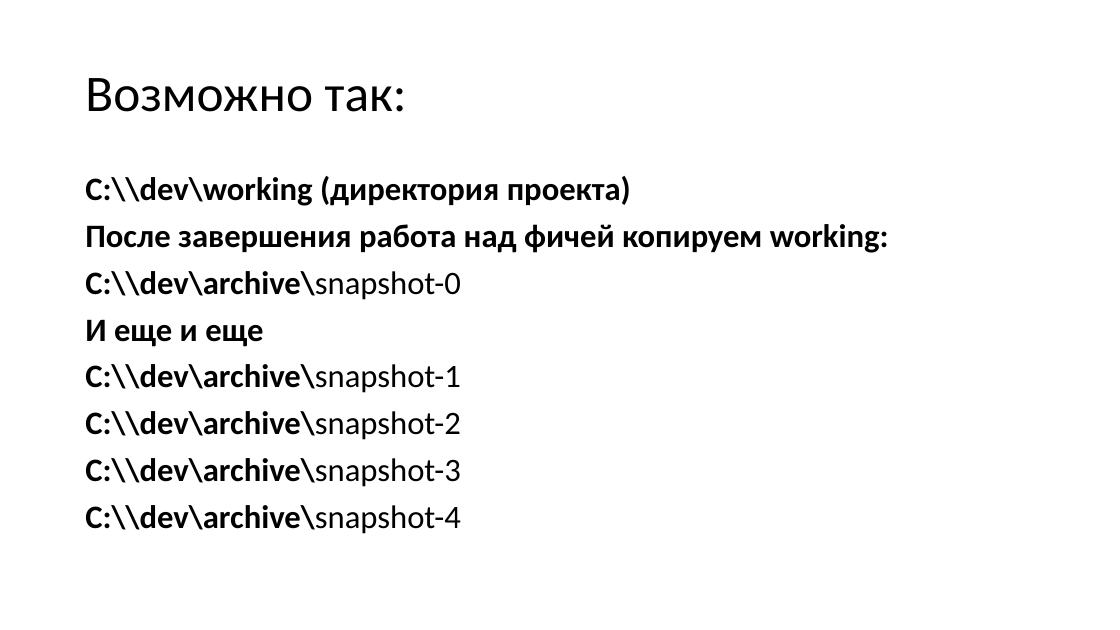
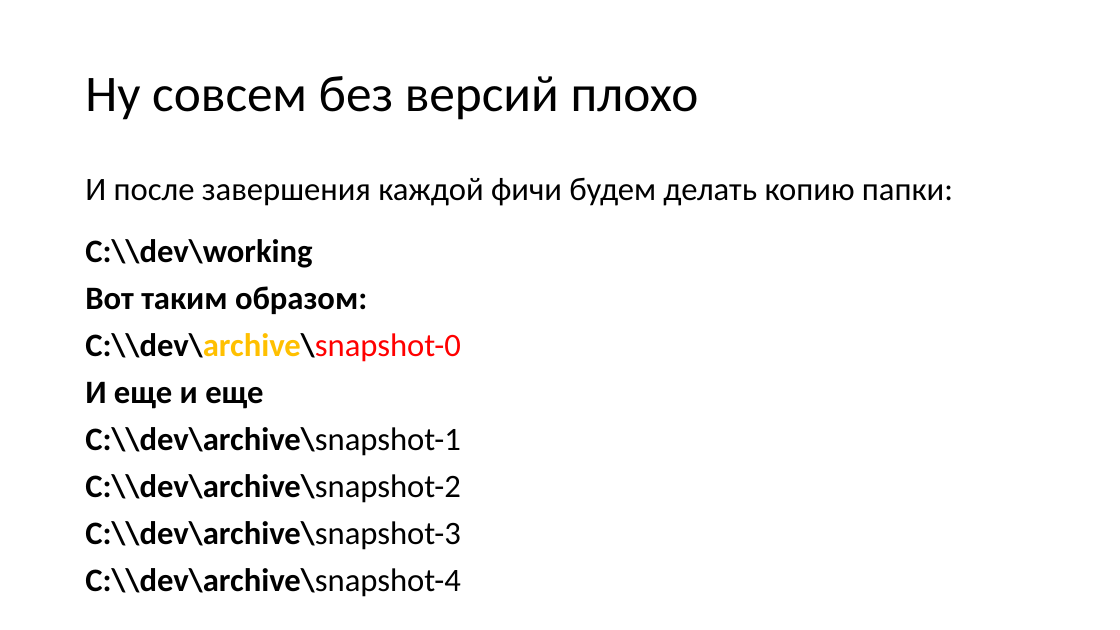
Before and after one commit to dzmitry-varabei/front-end-course, a slide deck: slide 12 of git-commit-code-review/Presentation1.pptx. Drawn at 1120x630 pixels with LibreOffice and Linux fonts; fonts in the diff are those of the drawing. Boxes give left, top, right and bottom in pixels: in the first picture for what was removed or moved away, otherwise in the second. Text is boxed around its words. In the diff, an @@ line names an element or a change of style, - is before the commit and + after.

```diff
--- a/git-commit-code-review/Presentation1.pptx
+++ b/git-commit-code-review/Presentation1.pptx
@@ title at (85,76,699,120): text changed @@
-Возможно так:
+Ну совсем без версий плохо
@@ text added at (85,177,953,206), 28 pt, text #000000 @@
+И после завершения каждой фичи будем делать копию папки:
@@ text "С:\\dev\working": place and size @@
-text "С:\\dev\working" at (85,176,889,534)
+text "С:\\dev\working" at (85,239,461,597)
@@ text at (85,239,367,314): text changed @@
-С:\\dev\working (директория проекта)
-После завершения работа над фичей копируем working:
+С:\\dev\working
+Вот таким образом:
@@ text at (85,333,461,362): text colour #000000 to #FFC000, text colour #000000 to #FF0000 in "С:\\dev\archive\snapshot-0" @@
```
Also in this commit, not shown: 9 other slides changed, 6 slides added, 1 slide removed.
